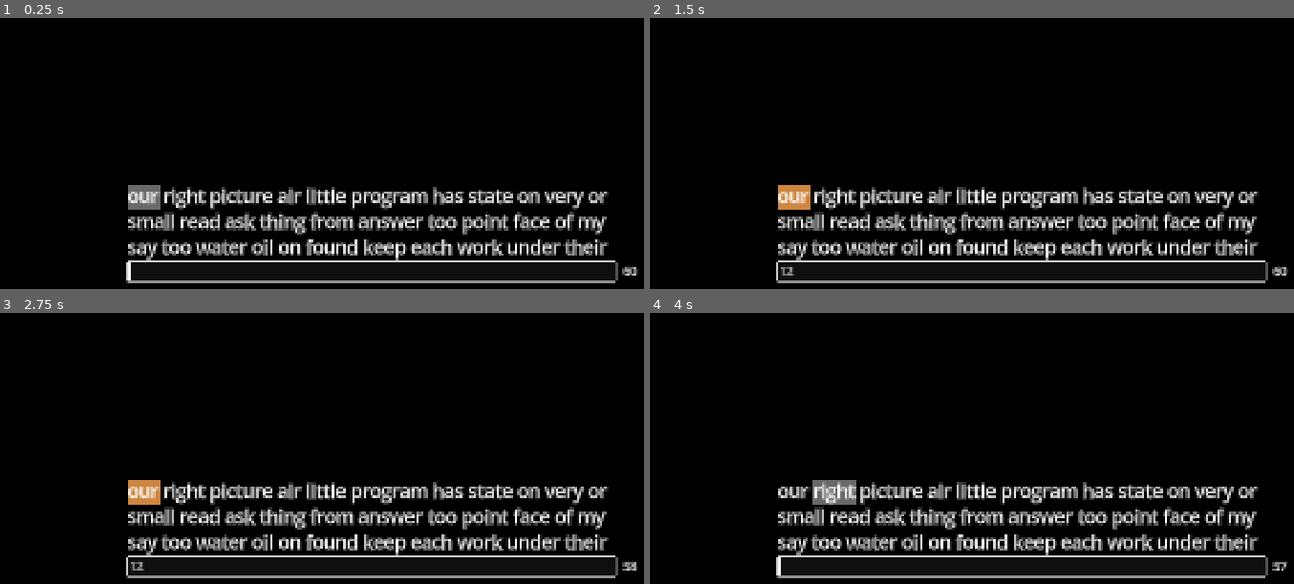
Above: before the commit, frames 1-4 (two rows, left to right).
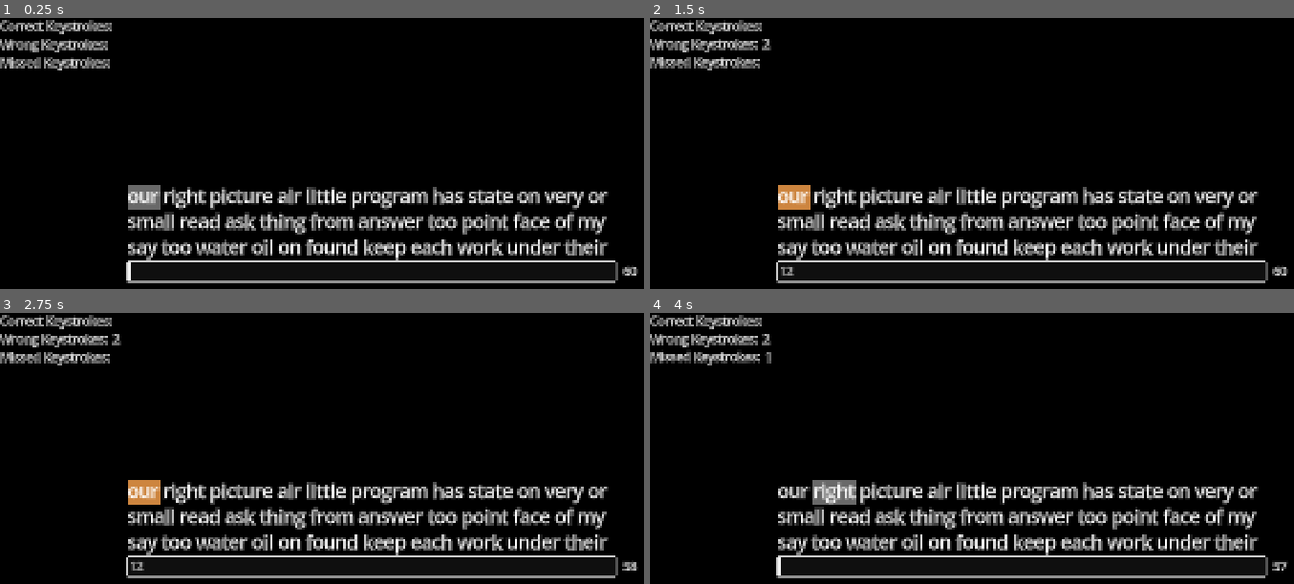
Above: after the commit, the same moments.

Repository: elensiel/typin-
Game: Godot game, scene res://scenes/main.tscn
The game is run twice, just before and just after one commit, with the same random seed, the same clock (stepped at 60 frames per second) and the same inputs.
Inputs (mouse positions are in pixels of both pictures, inside the frame that each line leads up to):
- Up to frame 1 (0.25 s): no input
- Up to frame 2 (1.5 s): click (1023, 272) at 0.52 s; type "12" at 0.6 s; tap Enter at 1.25 s
- Up to frame 3 (2.75 s): tap Space at 2 s
- Up to frame 4 (4 s): tap Enter at 2.75 s; tap Space at 3.5 s

The runs differ from the first frame. In frame 1, 1.6% of the frame differs, in the area x 0-18%, y 0-20%; in frame 2, 1.7%; in frame 3, 1.7%; in frame 4, 1.7%, in the area x 0-19%, y 0-20%.

Commit message:
ADD scoring system with dynamic correction as its model

Diff:
--- a/globals/TypingManager/typing_manager.gd
+++ b/globals/TypingManager/typing_manager.gd
@@ -43,13 +43,13 @@
 
 	# submit and evaluate
 	if new_text.ends_with(&" "):
-		var is_correct: bool = word_evaluator.is_word_correct(new_text.trim_suffix(&" "), current_word)
+		var is_correct := word_evaluator.is_word_correct(new_text.trim_suffix(&" "), current_word)
 		TextManager.render_on_submit(pointer, is_correct)
 		next_word()
 	# bandaid for the not submitting if typed too fast bug
 	elif new_text.contains(&" "):
 		var index := new_text.find(&" ")
-		var is_correct: bool = word_evaluator.is_word_correct(new_text.substr(0, index), current_word)
+		var is_correct := word_evaluator.is_word_correct(new_text.substr(0, index), current_word)
 		TextManager.render_on_submit(pointer, is_correct)
 		next_word()
 		line_edit.insert_text_at_caret(new_text.substr(index + 1, new_text.length()))
--- a/globals/TypingManager/word_evaluator.gd
+++ b/globals/TypingManager/word_evaluator.gd
@@ -1,15 +1,27 @@
 extends RefCounted
 class_name WordEvaluator
 
-var current_typed_length: int
+var _previous_typed_length: int
 
 func is_typed_correct(typed: String, expected: String) -> bool:
 	var length := typed.length()
-	current_typed_length = length
+	var is_new_char := length > _previous_typed_length
+	var is_correct := length <= expected.length() and expected.begins_with(typed)
 
-	return length <= expected.length() and expected.begins_with(typed)
+	if is_correct and is_new_char:
+		ScoreManager.correct += 1
+		ObjectReferences.debug_test.correct_keystrokes_value.text = str(ScoreManager.correct) # DEBUG
+	elif is_new_char:
+		ScoreManager.error += 1
+		ObjectReferences.debug_test.wrong_keystrokes_value.text = str(ScoreManager.error) # DEBUG
+
+	_previous_typed_length = length
+	return is_correct
 
 func is_word_correct(submitted: String, expected: String) -> bool:
-	if submitted == expected:
-		return true
-	return false
+	var delta := submitted.length() - expected.length()
+	if delta < 0:
+		ScoreManager.missed += -delta
+		ObjectReferences.debug_test.missed_keystrokes_value.text = str(ScoreManager.missed)
+
+	return submitted == expected
--- a/globals/object_references.gd
+++ b/globals/object_references.gd
@@ -1,3 +1,5 @@
 extends Node
 
 var debug_test: DebugTest
+var test_menu: TestMenu
+var result_menu: ResultMenu
--- /dev/null
+++ b/globals/score_manager.gd
@@ -0,0 +1,34 @@
+extends Node
+
+enum Metric {
+	NET_WPM,
+	ACCURACY,
+	RAW_SPEED
+}
+
+var labels: Array[Label] = [ null, null, null ]
+
+var correct: int = 0
+var error: int = 0
+var missed: int = 0
+
+func _get_accuracy() -> float:
+	var total: float = correct + error + missed
+	return (float(correct) / total) * 100
+
+func _get_net_wpm() -> int:
+	return roundi(_get_raw_speed() * (_get_accuracy() / 100))
+
+func _get_raw_speed() -> float:
+	var total: float = correct + error + missed
+	return (total / 5) / (float(TimerManager.initial_seconds) / 60)
+
+func reset() -> void:
+	correct = 0
+	error = 0
+	missed = 0
+
+func update_labels() -> void:
+	labels[Metric.NET_WPM].text = str(_get_net_wpm())
+	labels[Metric.ACCURACY].text = str(snappedf(_get_accuracy(), 0.01)) + &"%"
+	labels[Metric.RAW_SPEED].text = str(roundi(_get_raw_speed())) + &" WPM"
--- a/globals/state_machine.gd
+++ b/globals/state_machine.gd
@@ -20,15 +20,23 @@
 		State.FINISHED:
 			_handle_finished()
 
+	_handle_visibility()
+
 func _handle_new() -> void:
 	TextManager.new_text()
 	TypingManager.new_test()
 	TextManager.render_on_type()
 	TextManager.scroll_update()
 	TimerManager.reset()
+	ScoreManager.reset()
 
 func _handle_typing() -> void:
 	TimerManager.start()
 
 func _handle_finished() -> void:
 	TimerManager.stop()
+	ScoreManager.update_labels()
+
+func _handle_visibility() -> void:
+	ObjectReferences.test_menu.visible = current_state != State.FINISHED
+	ObjectReferences.result_menu.visible = current_state == State.FINISHED
--- a/project.godot
+++ b/project.godot
@@ -23,6 +23,7 @@
 TextManager="*res://globals/TextManager/text_manager.gd"
 TypingManager="*res://globals/TypingManager/typing_manager.gd"
 TimerManager="*res://globals/timer_manager.gd"
+ScoreManager="*res://globals/score_manager.gd"
 StateMachine="*res://globals/state_machine.gd"
 
 [display]
--- a/scenes/_debug/test/test_debug_layer.gd
+++ b/scenes/_debug/test/test_debug_layer.gd
@@ -1,7 +1,9 @@
 extends CanvasLayer
 class_name DebugTest
 
-@onready var value: Label = $VBoxContainer/HBoxContainer/Value
+@onready var correct_keystrokes_value: Label = $VBoxContainer/CorrectKeystrokes/Value
+@onready var wrong_keystrokes_value: Label = $VBoxContainer/WrongKeystrokes/Value
+@onready var missed_keystrokes_value: Label = $VBoxContainer/MissedKeystrokes/Value
 
 func _init() -> void:
 	ObjectReferences.debug_test = self
--- a/scenes/_debug/test/test_debug_layer.tscn
+++ b/scenes/_debug/test/test_debug_layer.tscn
@@ -13,12 +13,32 @@
 offset_bottom = 40.0
 theme = SubResource("Theme_vgagp")
 
-[node name="HBoxContainer" type="HBoxContainer" parent="VBoxContainer"]
+[node name="CorrectKeystrokes" type="HBoxContainer" parent="VBoxContainer"]
 layout_mode = 2
 
-[node name="Title" type="Label" parent="VBoxContainer/HBoxContainer"]
+[node name="Title" type="Label" parent="VBoxContainer/CorrectKeystrokes"]
 layout_mode = 2
-text = "Current Word: "
+text = "Correct Keystrokes: "
 
-[node name="Value" type="Label" parent="VBoxContainer/HBoxContainer"]
+[node name="Value" type="Label" parent="VBoxContainer/CorrectKeystrokes"]
 layout_mode = 2
+
+[node name="WrongKeystrokes" type="HBoxContainer" parent="VBoxContainer"]
+layout_mode = 2
+
+[node name="Title" type="Label" parent="VBoxContainer/WrongKeystrokes"]
+layout_mode = 2
+text = "Wrong Keystrokes: "
+
+[node name="Value" type="Label" parent="VBoxContainer/WrongKeystrokes"]
+layout_mode = 2
+
+[node name="MissedKeystrokes" type="HBoxContainer" parent="VBoxContainer"]
+layout_mode = 2
+
+[node name="Title" type="Label" parent="VBoxContainer/MissedKeystrokes"]
+layout_mode = 2
+text = "Missed Keystrokes: "
+
+[node name="Value" type="Label" parent="VBoxContainer/MissedKeystrokes"]
+layout_mode = 2
--- a/scenes/main.gd
+++ b/scenes/main.gd
@@ -1,7 +1,2 @@
 extends Node
 class_name Main
-
-func _ready() -> void:
-	var test_scene: TestMenu = preload("res://scenes/menu/test/test.tscn").instantiate()
-
-	add_child(test_scene)
--- a/scenes/main.tscn
+++ b/scenes/main.tscn
@@ -1,6 +1,24 @@
-[gd_scene load_steps=2 format=3 uid="uid://c2dv11drklmls"]
+[gd_scene load_steps=5 format=3 uid="uid://c2dv11drklmls"]
 
 [ext_resource type="Script" uid="uid://ktj2lm5f5mg6" path="res://scenes/main.gd" id="1_o5qli"]
+[ext_resource type="PackedScene" uid="uid://c7muqacm6x235" path="res://scenes/menu/test/test.tscn" id="2_sugp2"]
+[ext_resource type="PackedScene" uid="uid://bjitrt4w0fhlc" path="res://scenes/menu/result/result.tscn" id="3_jyhfs"]
+
+[sub_resource type="StyleBoxFlat" id="StyleBoxFlat_sugp2"]
+bg_color = Color(0, 0, 0, 1)
 
 [node name="Main" type="Node"]
 script = ExtResource("1_o5qli")
+
+[node name="Panel" type="Panel" parent="."]
+anchors_preset = 15
+anchor_right = 1.0
+anchor_bottom = 1.0
+grow_horizontal = 2
+grow_vertical = 2
+theme_override_styles/panel = SubResource("StyleBoxFlat_sugp2")
+
+[node name="Test" parent="." instance=ExtResource("2_sugp2")]
+
+[node name="Result" parent="." instance=ExtResource("3_jyhfs")]
+visible = false
--- /dev/null
+++ b/scenes/menu/result/base_sub_result.tscn
@@ -0,0 +1,14 @@
+[gd_scene format=3 uid="uid://cpapg68n8ouyh"]
+
+[node name="BaseSubResult" type="HBoxContainer"]
+offset_right = 40.0
+offset_bottom = 40.0
+
+[node name="Title" type="Label" parent="."]
+layout_mode = 2
+size_flags_horizontal = 3
+text = "TITLE"
+
+[node name="Value" type="Label" parent="."]
+layout_mode = 2
+text = "VALUE"
--- /dev/null
+++ b/scenes/menu/result/result.gd
@@ -0,0 +1,5 @@
+extends Control
+class_name ResultMenu
+
+func _init() -> void:
+	ObjectReferences.result_menu = self
--- /dev/null
+++ b/scenes/menu/result/result.tres
@@ -0,0 +1,5 @@
+[gd_resource type="Theme" format=3 uid="uid://b33gm1fa8q4k2"]
+
+[resource]
+HeaderLarge/font_sizes/font_size = 80
+HeaderMedium/font_sizes/font_size = 40
--- /dev/null
+++ b/scenes/menu/result/result.tscn
@@ -0,0 +1,92 @@
+[gd_scene load_steps=7 format=3 uid="uid://bjitrt4w0fhlc"]
+
+[ext_resource type="Theme" uid="uid://b33gm1fa8q4k2" path="res://scenes/menu/result/result.tres" id="1_6slpi"]
+[ext_resource type="PackedScene" uid="uid://cpapg68n8ouyh" path="res://scenes/menu/result/base_sub_result.tscn" id="2_tg8es"]
+[ext_resource type="Script" uid="uid://dhcj6gefm0tk" path="res://scenes/menu/result/result.gd" id="2_uwp5x"]
+
+[sub_resource type="GDScript" id="GDScript_tg8es"]
+resource_name = "net_wpm_value"
+script/source = "extends Label
+
+func _enter_tree() -> void:
+	ScoreManager.labels[ScoreManager.Metric.NET_WPM] = self
+"
+
+[sub_resource type="GDScript" id="GDScript_uwp5x"]
+resource_name = "accuracy_value"
+script/source = "extends Label
+
+func _enter_tree() -> void:
+	ScoreManager.labels[ScoreManager.Metric.ACCURACY] = self
+"
+
+[sub_resource type="GDScript" id="GDScript_7ip2h"]
+resource_name = "raw_speed_value"
+script/source = "extends Label
+
+func _enter_tree() -> void:
+	ScoreManager.labels[ScoreManager.Metric.RAW_SPEED] = self
+"
+
+[node name="Result" type="Control"]
+layout_mode = 3
+anchors_preset = 15
+anchor_right = 1.0
+anchor_bottom = 1.0
+grow_horizontal = 2
+grow_vertical = 2
+theme = ExtResource("1_6slpi")
+script = ExtResource("2_uwp5x")
+
+[node name="CenterContainer" type="CenterContainer" parent="."]
+layout_mode = 1
+anchors_preset = 15
+anchor_right = 1.0
+anchor_bottom = 1.0
+grow_horizontal = 2
+grow_vertical = 2
+
+[node name="VBoxContainer" type="VBoxContainer" parent="CenterContainer"]
+layout_mode = 2
+
+[node name="NetWPM" type="HBoxContainer" parent="CenterContainer/VBoxContainer"]
+layout_mode = 2
+
+[node name="Value" type="Label" parent="CenterContainer/VBoxContainer/NetWPM"]
+layout_mode = 2
+size_flags_horizontal = 6
+theme_type_variation = &"HeaderLarge"
+text = "60 "
+script = SubResource("GDScript_tg8es")
+
+[node name="Unit" type="Label" parent="CenterContainer/VBoxContainer/NetWPM"]
+layout_mode = 2
+size_flags_horizontal = 10
+theme_type_variation = &"HeaderMedium"
+text = "WPM"
+
+[node name="HSeparator" type="HSeparator" parent="CenterContainer/VBoxContainer"]
+layout_mode = 2
+
+[node name="Accuracy" parent="CenterContainer/VBoxContainer" instance=ExtResource("2_tg8es")]
+layout_mode = 2
+
+[node name="Title" parent="CenterContainer/VBoxContainer/Accuracy" index="0"]
+text = "Accuracy"
+
+[node name="Value" parent="CenterContainer/VBoxContainer/Accuracy" index="1"]
+text = "98%"
+script = SubResource("GDScript_uwp5x")
+
+[node name="RawSpeed" parent="CenterContainer/VBoxContainer" instance=ExtResource("2_tg8es")]
+layout_mode = 2
+
+[node name="Title" parent="CenterContainer/VBoxContainer/RawSpeed" index="0"]
+text = "Raw Speed"
+
+[node name="Value" parent="CenterContainer/VBoxContainer/RawSpeed" index="1"]
+text = "62 WPM"
+script = SubResource("GDScript_7ip2h")
+
+[editable path="CenterContainer/VBoxContainer/Accuracy"]
+[editable path="CenterContainer/VBoxContainer/RawSpeed"]
--- a/scenes/menu/test/test.gd
+++ b/scenes/menu/test/test.gd
@@ -1,5 +1,8 @@
 extends Control
 class_name TestMenu
 
+func _init() -> void:
+	ObjectReferences.test_menu = self
+
 func _ready() -> void:
 	StateMachine.change_state(StateMachine.State.NEW)
--- a/scenes/menu/test/test.tres
+++ b/scenes/menu/test/test.tres
@@ -1,15 +1,10 @@
-[gd_resource type="Theme" load_steps=3 format=3 uid="uid://maf0ym8rh80l"]
-
-[sub_resource type="StyleBoxFlat" id="StyleBoxFlat_y1ptq"]
-bg_color = Color(0, 0, 0, 1)
-anti_aliasing = false
+[gd_resource type="Theme" load_steps=2 format=3 uid="uid://maf0ym8rh80l"]
 
 [sub_resource type="StyleBoxEmpty" id="StyleBoxEmpty_y1ptq"]
 
 [resource]
 Label/font_sizes/font_size = 30
 LineEdit/font_sizes/font_size = 30
-Panel/styles/panel = SubResource("StyleBoxFlat_y1ptq")
 RichTextLabel/font_sizes/normal_font_size = 46
 VSeparator/constants/separation = 10
 VSeparator/styles/separator = SubResource("StyleBoxEmpty_y1ptq")
--- a/scenes/menu/test/test.tscn
+++ b/scenes/menu/test/test.tscn
@@ -16,14 +16,6 @@
 grow_vertical = 2
 theme = ExtResource("1_m8iat")
 script = ExtResource("2_rb2cn")
-
-[node name="Panel" type="Panel" parent="."]
-layout_mode = 1
-anchors_preset = 15
-anchor_right = 1.0
-anchor_bottom = 1.0
-grow_horizontal = 2
-grow_vertical = 2
 
 [node name="CenterContainer" type="CenterContainer" parent="."]
 layout_mode = 1
@@ -61,4 +53,3 @@
 script = ExtResource("5_evufq")
 
 [node name="TestDebugLayer" parent="." instance=ExtResource("5_uwd5h")]
-visible = false
Not shown, added: globals/score_manager.gd.uid
Not shown, added: scenes/menu/result/result.gd.uid
